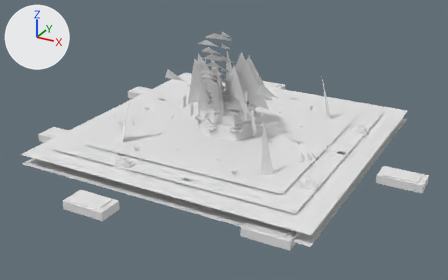
A saved change to the OBJ model GameData/Meshes/Stations/cryo/fortress_core.obj.
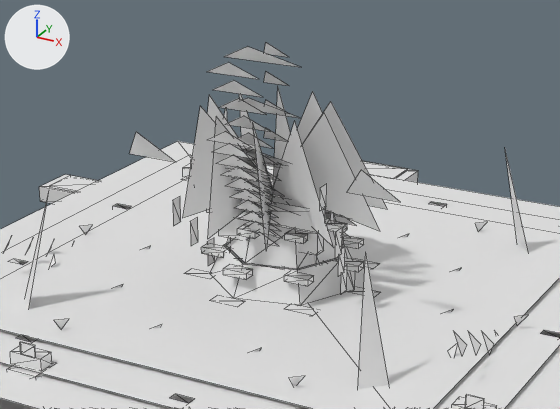
There are two pictures of each version: one whole from a 50 mm lens placed at (12.64, -23.58, 11.96), pointed at (0.28, -1.12, 0.73), one close up on the part from 25% to 77% of the width and 5% to 66% of the height. Arrows for +X, +Y and +Z are at upper left; the lights stay in place. The older version's two pictures come first. The close-ups show mesh edges as thin lines. Where no turn or scale is listed for an object, it has been applied to the vertices. Vertices at exactly the same position are counted once.

Names of what the first close-up shows: 'fortress_core'.
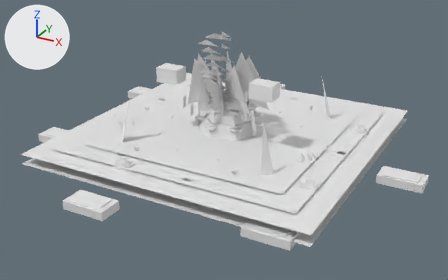
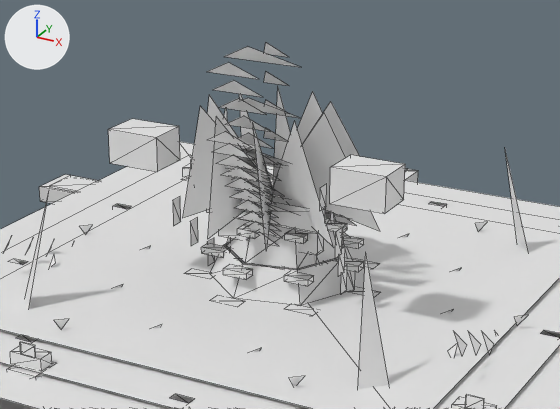
Pixel boxes (x1, y1, x2, y2) of what changed, in the close-ups (560 x 409 px):
```json
{"part": 1, "of": "me_fortress_core", "change": "added", "after": [108, 119, 180, 172]}
{"part": 2, "of": "me_fortress_core", "change": "added", "after": [330, 155, 405, 214]}
{"part": 3, "of": "me_fortress_core", "change": "deleted", "before": [130, 132, 176, 162]}
{"part": 4, "of": "me_fortress_core", "change": "deleted", "before": [347, 170, 400, 202]}
```

Scene script edits in JSON lines:
```json
{"block": "me_fortress_core", "where": "# used by ob_fortress_core; location = (0.0, 0.0, 0.0)"}
{"op": "remove", "block": "me_fortress_core", "code": "me_fortress_core.from_pydata(...)  # 1186 vertices, 1191 faces; spans x -8.2..9.0, y -8.4..8.4, z 0.0..5.7"}
{"op": "add", "block": "me_fortress_core", "code": "me_fortress_core.from_pydata(...)  # 1196 vertices, 1213 faces; spans x -8.2..9.0, y -8.4..8.4, z 0.0..5.7"}
{"block": "me_fortress_core", "change": "me_fortress_core part 1: a new loose piece, a box spanning x -2.83..-1.78, y -1.71..-0.92, z 3.16..3.82"}
{"block": "me_fortress_core", "change": "me_fortress_core part 2: a new loose piece, a box spanning x 1.78..2.83, y -1.71..-0.92, z 3.16..3.82"}
{"block": "me_fortress_core", "change": "me_fortress_core part 3: the loose piece of 3 vertices spanning x -2.8..-1.8, y -1.6..-1.1, z 3.2..3.8 is deleted"}
{"block": "me_fortress_core", "change": "me_fortress_core part 4: the loose piece of 3 vertices spanning x 1.8..2.8, y -1.6..-1.1, z 3.2..3.8 is deleted"}
```
